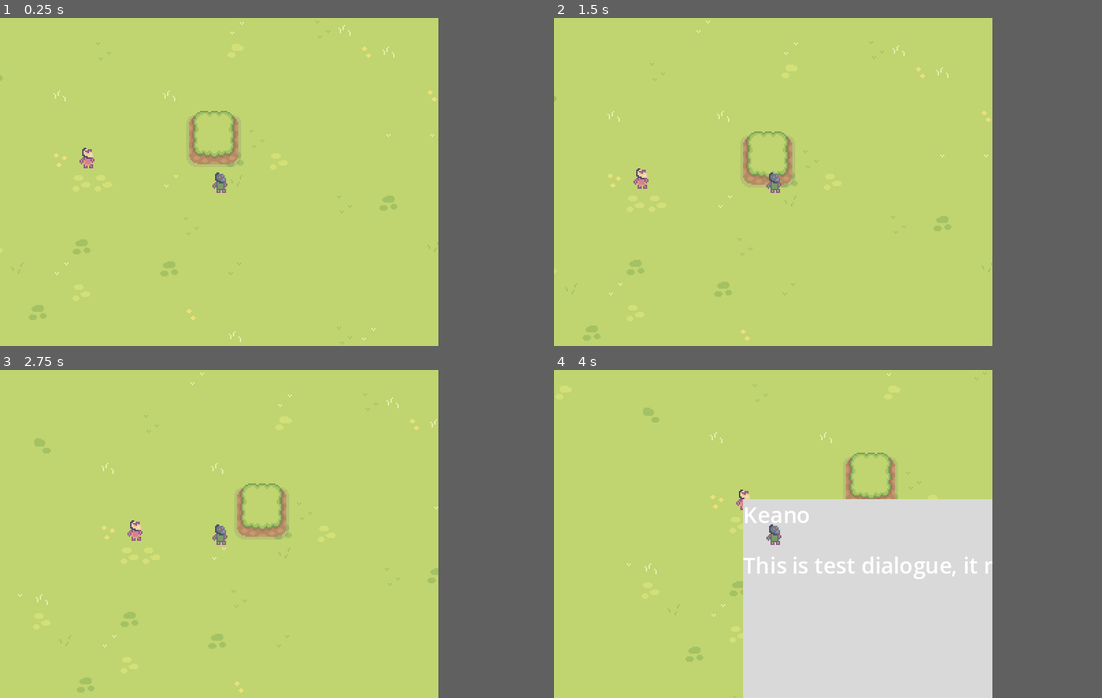
Above: before the commit, frames 1-4 (two rows, left to right).
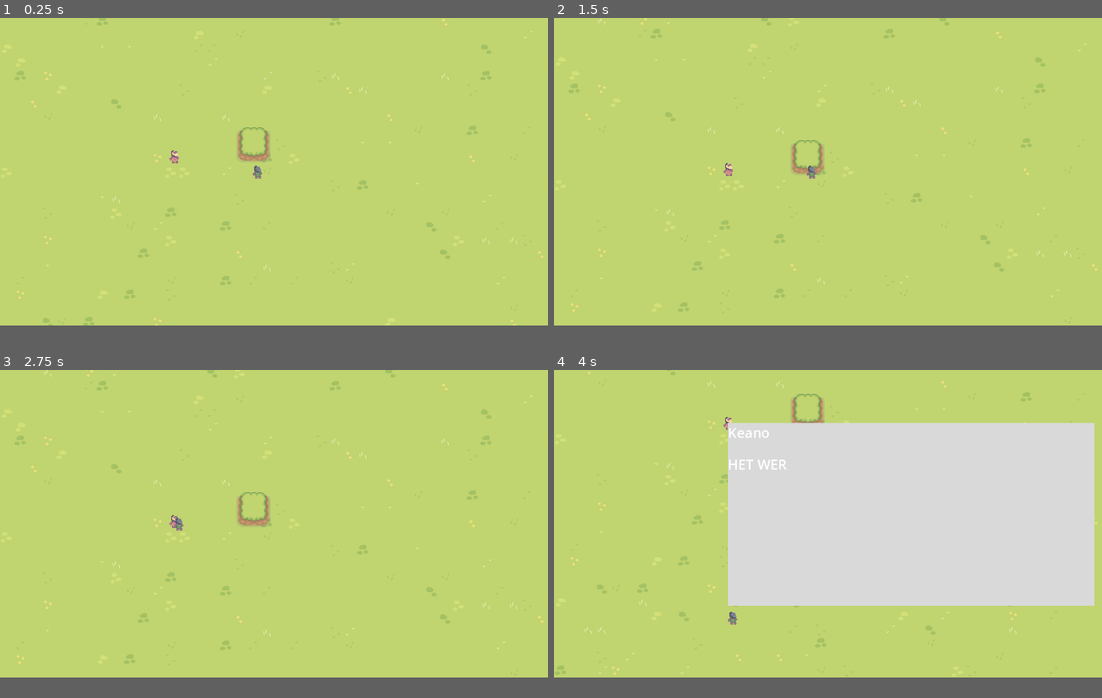
Above: after the commit, the same moments.

Repository: RainbowNova/Adventure-Game-Jam-2023
Game: Godot game, scene res://TestingArea.tscn
Two runs of this game, one before a commit and one after it. Both use one fixed random seed, a clock stepped at 60 frames per second and the inputs below.
Inputs:
- Up to frame 1 (0.25 s): no input
- Up to frame 2 (1.5 s): tap Enter at 0.5 s; hold E (interact) 0.53-1.28 s; hold Up (ui_up) from 0.53 s (still down); tap Space at 1.25 s; tap E (interact) at 1.35 s
- Up to frame 3 (2.75 s): tap Enter at 2 s; release Up (ui_up) at 2.03 s; hold Left (ui_left) from 2.03 s (still down); hold E (interact) from 2.03 s (still down)
- Up to frame 4 (4 s): release E (interact) at 2.78 s; tap E (interact) at 2.85 s; release Left (ui_left) at 3.53 s; hold Down (ui_down) from 3.53 s (still down); hold E (interact) from 3.53 s (still down)
In our replay, the window is 640x480 before the commit and 800x450 after it. These sizes can differ from the game's own. Grey fills any space a smaller window leaves; there, only what the larger window draws over its background counts as a difference.

The runs differ from the first frame. In frame 1, 2.5% of the frame differs, in the area x 0-100%, y 0-100%; in frame 2, 2.4%; in frame 3, 2.3%; in frame 4, 34%.

Commit message:
Fixed dialogue
Fixed dialogue

Diff:
--- a/Assets/DialogueComponent/DialogueComponent.gd
+++ b/Assets/DialogueComponent/DialogueComponent.gd
@@ -3,21 +3,21 @@
 signal interacted
 signal dialogue_ended
 
-var current_dialogue_path
+# These should be taken from the parent node somehow.
+# Easy way: give them as arguments through the parent function call start_dialogue
+# Feels like bad code, but would work.
+var npc_name
 var text_speed = 0.05
 
+var current_dialogue_path
 var dialogue
 
 var phrase_num = 0
 var finished = false
 
 
-func _ready():
-	current_dialogue_path = "res://DialogueFiles/test_dialogue.json"
-	hide()
-
-
-func start_dialogue():
+func start_dialogue(given_npc_name):
+	npc_name = given_npc_name
 	show()
 	phrase_num = 0
 	# Create dialogue instance as child of the current area scene.
@@ -36,6 +36,7 @@
 
 
 func get_dialogue():
+	current_dialogue_path = "res://DialogueFiles/dialogue_" + str(npc_name) + ".json"
 	# System that filters json file to find out which conversation dialogue is needed.
 	var f = FileAccess.open(current_dialogue_path, FileAccess.READ)
 
@@ -53,8 +54,7 @@
 func next_phrase():
 	if phrase_num >= len(dialogue):
 		emit_signal("dialogue_ended")
-		current_dialogue_path = "res://DialogueFiles/test_dialogue2.json" # Very temporary.
-		hide()
+		queue_free()
 		return
 	finished = false
 	$VBoxContainer/ColorRect/NameLabel.bbcode_text = dialogue[phrase_num]["Name"]
--- /dev/null
+++ b/DialogueFiles/dialogue_npc1.json
@@ -0,0 +1,4 @@
+[
+    {"Name": "Keano", "Text": "This is test dialogue, it might never work :D", "NEXT": ""},
+    {"Name": "Keano", "Text": "HET WERKT LETS GOOOOOOOOOOOOO", "NEXT": ""}
+]
--- a/DialogueFiles/test_dialogue.json
+++ /dev/null
@@ -1,4 +0,0 @@
-[
-    {"Name": "Keano", "Text": "This is test dialogue, it might never work :D"},
-    {"Name": "Keano", "Text": "HET WERKT LETS GOOOOOOOOOOOOO"}
-]
--- a/Entities/NPC/NPC.gd
+++ b/Entities/NPC/NPC.gd
@@ -2,7 +2,12 @@
 
 const DIALOGUE = preload("res://Assets/DialogueComponent/DialogueComponent.tscn")
 
+@export var npc_name = "npc1"
+@export var text_speed = 0.05
+@export var portrait_texture : Sprite2D # Add texture here
+
 var dialogue_started = false
+var current_dialogue_key = "intro-convo"
 
 # Signals sent by components should be handled by the parent-node.
 # Potential TODO: create base class for NPC's.
@@ -10,13 +15,20 @@
 func _ready():
 	var interactable_component = get_node("InteractableComponent")
 	interactable_component.connect("interacted", start_dialogue)
-	var dialogue_component = get_node("DialogueComponent")
-	dialogue_component.connect("dialogue_ended", end_dialogue)
 
 func start_dialogue():
+	# Might be better to move this logic to DialogueComponent
+	# But then would have to hide/show dialogue components.
+	# Might be bad practice to hide/show when needed instead of destroying/creating when needed.
+	# Best to leave this for now.
 	if dialogue_started == false:
+		var dialogue = DIALOGUE.instantiate()
+		add_child(dialogue)
+		dialogue.connect("dialogue_ended", end_dialogue)
+
 		dialogue_started = true
-		get_node("DialogueComponent").start_dialogue()
+
+		dialogue.start_dialogue(npc_name)
 
 func end_dialogue():
 	dialogue_started = false
--- a/Entities/NPC/NPC.tscn
+++ b/Entities/NPC/NPC.tscn
@@ -1,9 +1,8 @@
-[gd_scene load_steps=7 format=3 uid="uid://df5qcspavxhic"]
+[gd_scene load_steps=6 format=3 uid="uid://df5qcspavxhic"]
 
 [ext_resource type="Script" path="res://Entities/NPC/NPC.gd" id="1_6mk23"]
 [ext_resource type="Texture2D" uid="uid://raa4k56c22rt" path="res://Entities/NPC/temp_npc.png" id="1_qp8ev"]
 [ext_resource type="PackedScene" uid="uid://cst5lay50xspj" path="res://Assets/InteractableComponent/InteractableComponent.tscn" id="3_nn2ax"]
-[ext_resource type="PackedScene" uid="uid://2avuct32anlq" path="res://Assets/DialogueComponent/DialogueComponent.tscn" id="4_5c3rb"]
 
 [sub_resource type="RectangleShape2D" id="RectangleShape2D_ty0g2"]
 size = Vector2(5, 7)
@@ -27,5 +26,3 @@
 position = Vector2(-0.0236643, -1.5)
 scale = Vector2(0.927757, 2.5152)
 shape = SubResource("RectangleShape2D_umg38")
-
-[node name="DialogueComponent" parent="." instance=ExtResource("4_5c3rb")]
--- a/TestingArea.tscn
+++ b/TestingArea.tscn
@@ -713,7 +713,7 @@
 
 [node name="Player" parent="." instance=ExtResource("2_g7cx2")]
 position = Vector2(300, 200)
-movement_speed = 50
+movement_speed = 500
 
 [node name="RemoteTransform2D" type="RemoteTransform2D" parent="Player"]
 remote_path = NodePath("../../Camera2D")
--- a/project.godot
+++ b/project.godot
@@ -17,8 +17,8 @@
 
 [display]
 
-window/size/viewport_width=640
-window/size/viewport_height=480
+window/size/viewport_width=1280
+window/size/viewport_height=720
 window/stretch/scale=2.0
 
 [input]
Renamed: DialogueFiles/test_dialogue2.json -> DialogueFiles/dialogue_npc2.json
